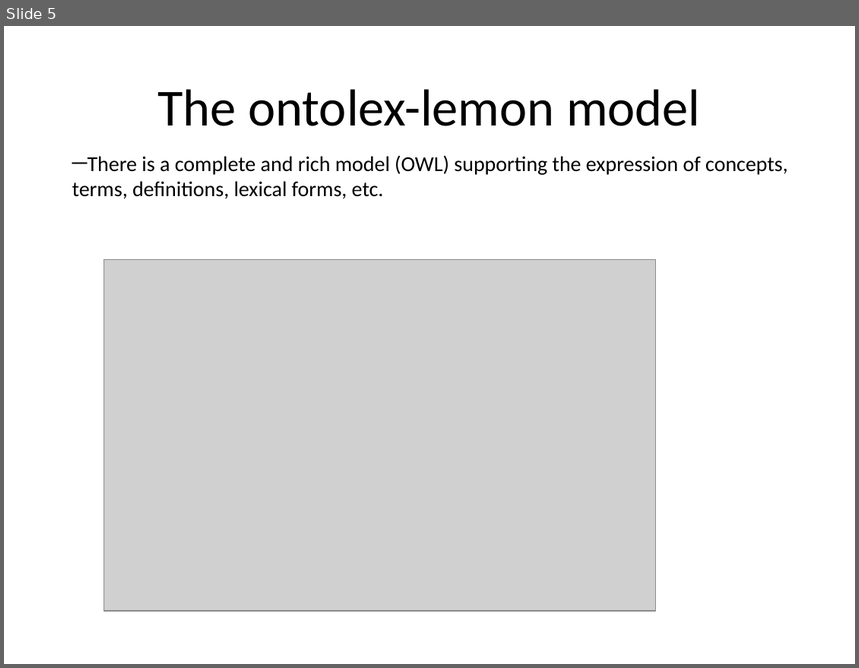
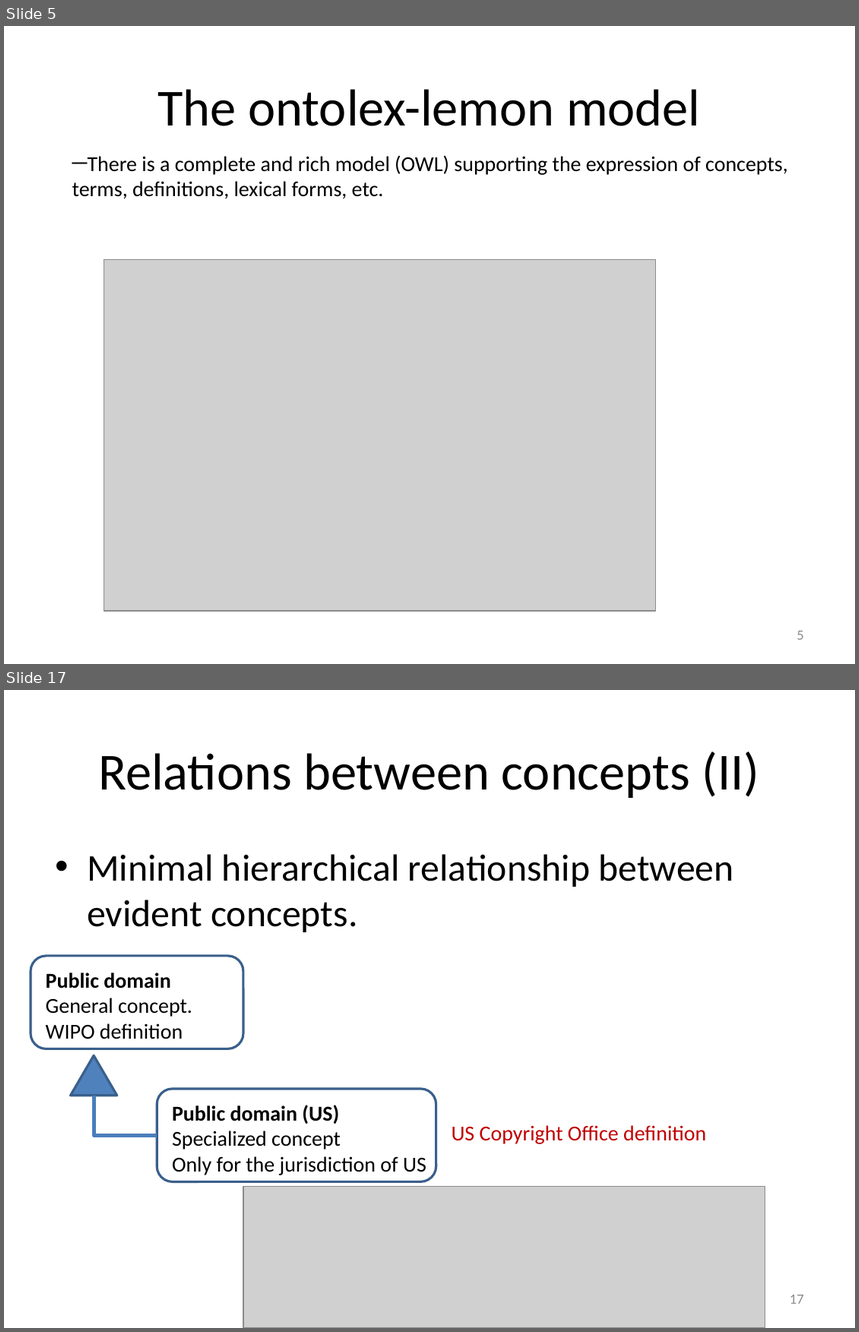
Before and after one commit to liderproject/tbx2rdfservice, a slide deck: slides.pptx. Shown one above the other, each under a label of ours: slide 5 before the commit, slides 5 and 17 after it; the slides between them are not shown. The pictures are 859x668 and 859x1332 pixels, drawn with LibreOffice and Linux fonts; fonts in the diff are those of the drawing; grey boxes stand for pictures. Boxes give left, top, right and bottom in pixels: in the first picture for what was removed or moved away, otherwise in the second. Text is boxed around its words. In the diff, an @@ line names an element or a change of style, - is before the commit and + after.

```diff
--- a/slides.pptx
+++ b/slides.pptx
@@ slide 17 added at (4,690,855,1328), background #FFFFFF @@
@@ title added at (98,752,760,798), 44 pt, text #000000 @@
+Relations between concepts (II)
@@ text added at (87,854,734,932), 32 pt, text #000000 @@
+• Minimal hierarchical relationship between evident concepts.
@@ rounded rectangle added at (31,955,243,1049), outline #3A5F8C 2 pt @@
@@ text added at (46,973,192,1040), 18 pt, text #000000 @@
+Public domain
+General concept.
+WIPO definition
@@ triangle added at (70,1056,117,1096), fill #4F81BD, outline #3A5F8C 2 pt @@
@@ elbow line added from (94, 1096) to (158, 1135), #4B7EBC 3 pt @@
@@ rounded rectangle added at (158,1089,436,1182), outline #3A5F8C 2 pt @@
@@ text added at (172,1105,427,1176), 18 pt, text #000000 @@
+Public domain (US)
+Specialized concept
+Only for the jurisdiction of US
@@ text added at (452,1125,706,1144), 18 pt, text #C00000 @@
+US Copyright Office definition
@@ picture added at (243,1187,765,1328) @@
@@ page number added at (790,1295,804,1304), 12 pt, text #8C8C8C @@
+17
@@ slide 5 changed as well @@
@@ page number added at (797,631,804,640), 12 pt, text #8C8C8C @@
+5
```
Also in this commit, not shown: 5 other slides changed, 23 other slides added, 2 slides removed, 3 other files.
